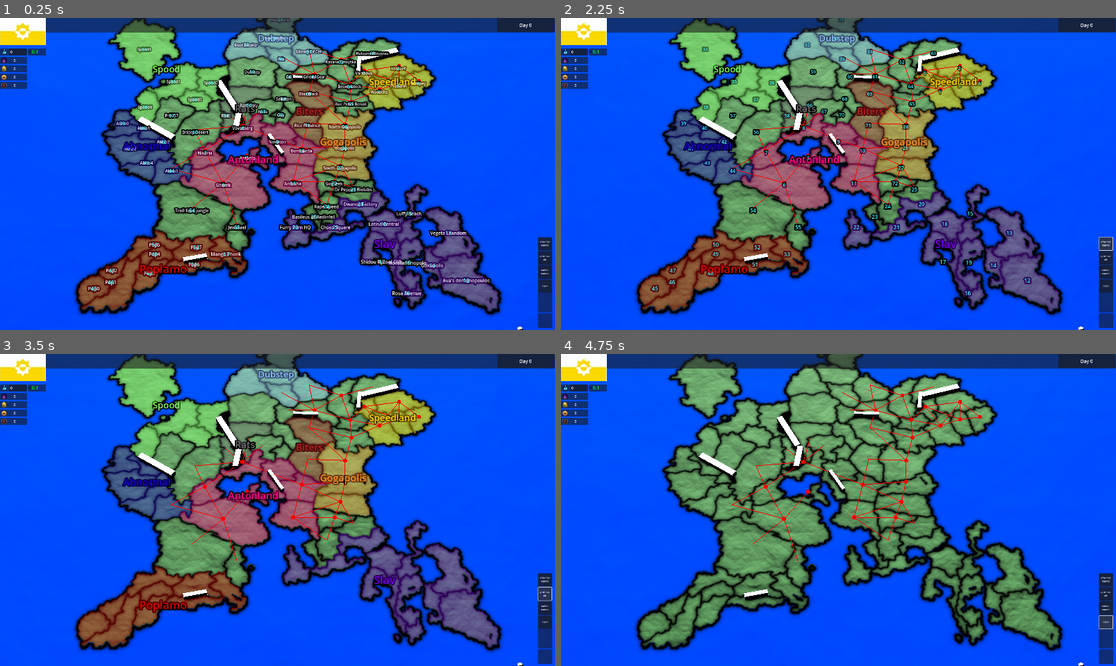
Above: before the commit, frames 1-4 (two rows, left to right).
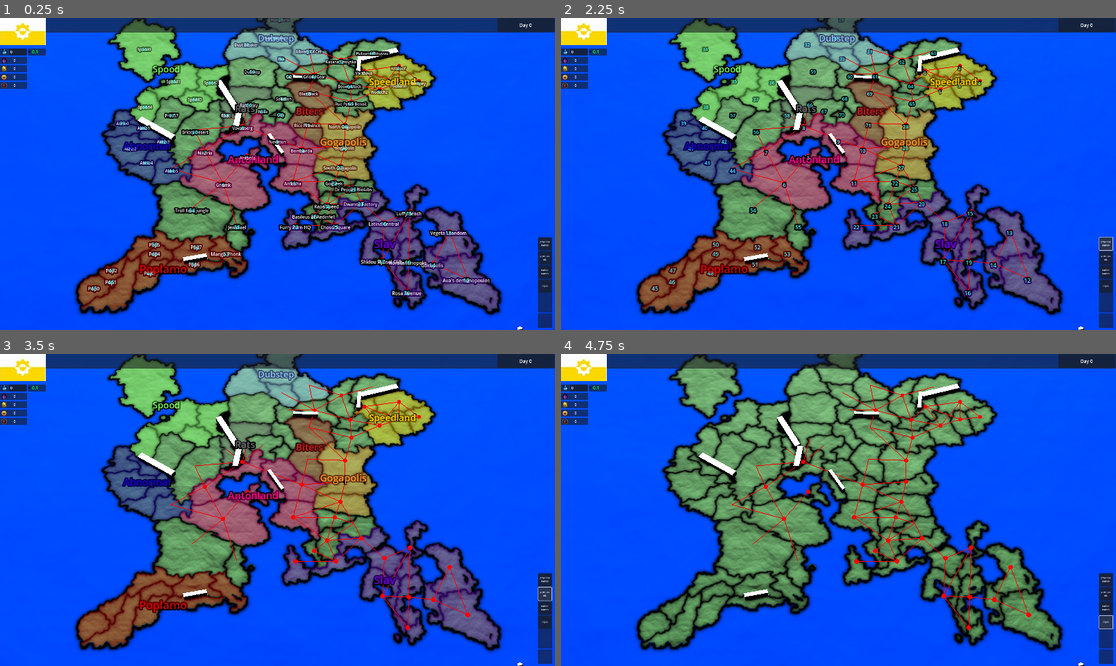
Above: after the commit, the same moments.

Repository: adrutkow/MapGame
Game: Godot game, scene res://node_3d.tscn
Two runs of this game, one before a commit and one after it. Both use one fixed random seed, a clock stepped at 60 frames per second and the inputs below.
Inputs (mouse positions are in pixels of both pictures, inside the frame that each line leads up to):
- Up to frame 1 (0.25 s): no input
- Up to frame 2 (2.25 s): click (583, 30) at 0.5 s; click (1104, 320) at 1.25 s; click "province names" at 2 s
- Up to frame 3 (3.5 s): click "province ids" at 2.75 s
- Up to frame 4 (4.75 s): click "nation names" at 3.5 s; click "Diplo" at 4.25 s

The runs differ from the first frame. In frame 1, 0.2% of the frame differs, in the area x 52-85%, y 55-89%; in frame 2, 0.3%; in frame 3, 0.3%; in frame 4, 0.3%, in the area x 52-85%, y 54-89%.

Commit message:
Added more province adjacencies

Diff:
--- a/Resources/province_data_list.tres
+++ b/Resources/province_data_list.tres
@@ -130,7 +130,7 @@
 heatmap_color = Vector3i(178, 0, 255)
 ocean_access = true
 river_access = false
-adjacencies = Array[int]([])
+adjacencies = Array[int]([13, 14])
 metadata/_custom_type_script = "uid://bbkxm05urcupl"
 
 [sub_resource type="Resource" id="Resource_iri1x"]
@@ -140,7 +140,7 @@
 heatmap_color = Vector3i(141, 0, 206)
 ocean_access = true
 river_access = false
-adjacencies = Array[int]([])
+adjacencies = Array[int]([12, 14])
 metadata/_custom_type_script = "uid://bbkxm05urcupl"
 
 [sub_resource type="Resource" id="Resource_yj6a3"]
@@ -150,7 +150,7 @@
 heatmap_color = Vector3i(141, 0, 132)
 ocean_access = true
 river_access = false
-adjacencies = Array[int]([])
+adjacencies = Array[int]([19])
 metadata/_custom_type_script = "uid://bbkxm05urcupl"
 
 [sub_resource type="Resource" id="Resource_fkrdb"]
@@ -160,7 +160,7 @@
 heatmap_color = Vector3i(150, 46, 121)
 ocean_access = true
 river_access = false
-adjacencies = Array[int]([])
+adjacencies = Array[int]([18, 19, 17])
 metadata/_custom_type_script = "uid://bbkxm05urcupl"
 
 [sub_resource type="Resource" id="Resource_o6d5i"]
@@ -170,7 +170,7 @@
 heatmap_color = Vector3i(186, 0, 132)
 ocean_access = true
 river_access = false
-adjacencies = Array[int]([])
+adjacencies = Array[int]([17, 19])
 metadata/_custom_type_script = "uid://bbkxm05urcupl"
 
 [sub_resource type="Resource" id="Resource_5ju8n"]
@@ -180,7 +180,7 @@
 heatmap_color = Vector3i(183, 56, 147)
 ocean_access = true
 river_access = false
-adjacencies = Array[int]([])
+adjacencies = Array[int]([18, 19, 15, 16])
 metadata/_custom_type_script = "uid://bbkxm05urcupl"
 
 [sub_resource type="Resource" id="Resource_mn1cj"]
@@ -190,7 +190,7 @@
 heatmap_color = Vector3i(112, 34, 90)
 ocean_access = true
 river_access = false
-adjacencies = Array[int]([])
+adjacencies = Array[int]([20, 15, 17])
 metadata/_custom_type_script = "uid://bbkxm05urcupl"
 
 [sub_resource type="Resource" id="Resource_fr4rt"]
@@ -200,7 +200,7 @@
 heatmap_color = Vector3i(120, 0, 132)
 ocean_access = true
 river_access = false
-adjacencies = Array[int]([])
+adjacencies = Array[int]([15, 17, 16, 14])
 metadata/_custom_type_script = "uid://bbkxm05urcupl"
 
 [sub_resource type="Resource" id="Resource_wiah8"]
@@ -210,7 +210,7 @@
 heatmap_color = Vector3i(76, 23, 61)
 ocean_access = true
 river_access = false
-adjacencies = Array[int]([])
+adjacencies = Array[int]([25, 24, 18, 21])
 metadata/_custom_type_script = "uid://bbkxm05urcupl"
 
 [sub_resource type="Resource" id="Resource_fbjbr"]
@@ -220,7 +220,7 @@
 heatmap_color = Vector3i(76, 50, 167)
 ocean_access = true
 river_access = false
-adjacencies = Array[int]([])
+adjacencies = Array[int]([22, 23, 24, 20])
 metadata/_custom_type_script = "uid://bbkxm05urcupl"
 
 [sub_resource type="Resource" id="Resource_n0m4l"]
@@ -230,7 +230,7 @@
 heatmap_color = Vector3i(112, 97, 165)
 ocean_access = true
 river_access = false
-adjacencies = Array[int]([])
+adjacencies = Array[int]([21])
 metadata/_custom_type_script = "uid://bbkxm05urcupl"
 
 [sub_resource type="Resource" id="Resource_e7ef1"]
@@ -240,7 +240,7 @@
 heatmap_color = Vector3i(139, 0, 204)
 ocean_access = true
 river_access = false
-adjacencies = Array[int]([])
+adjacencies = Array[int]([24, 21])
 metadata/_custom_type_script = "uid://bbkxm05urcupl"
 
 [sub_resource type="Resource" id="Resource_6f4rs"]
@@ -250,7 +250,7 @@
 heatmap_color = Vector3i(76, 50, 69)
 ocean_access = false
 river_access = false
-adjacencies = Array[int]([])
+adjacencies = Array[int]([72, 25, 20, 21, 23, 11])
 metadata/_custom_type_script = "uid://bbkxm05urcupl"
 
 [sub_resource type="Resource" id="Resource_vjjhj"]
